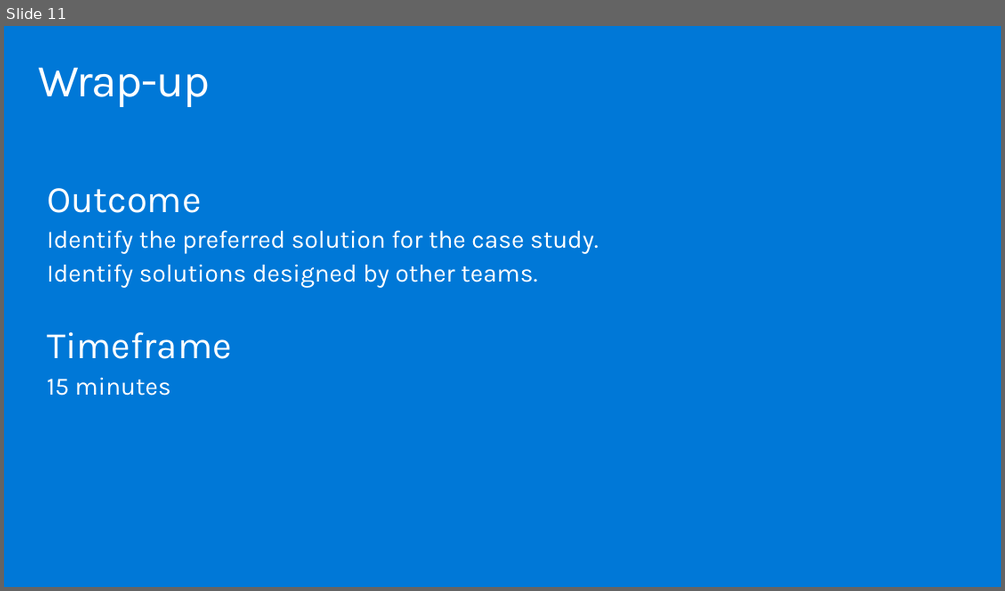
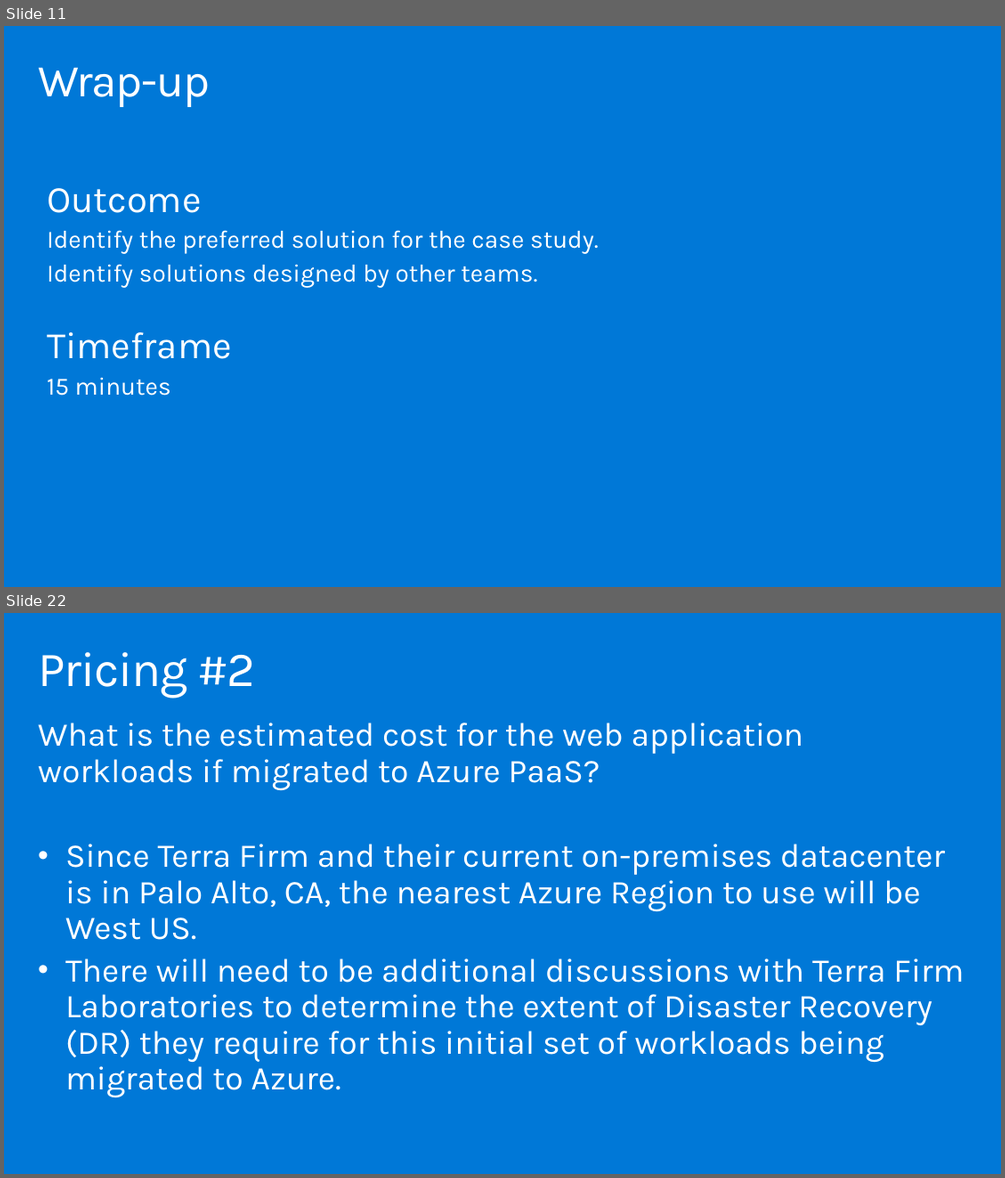
Before and after one commit to solliancenet/MCW-Migrate-Linux-OSS-DB-to-Azure, a slide deck: Whiteboard design session/WDS trainer presentation - Migrate and modernize case for Linux and OSS DB to Azure.pptx. Shown one above the other, each under a label of ours: slide 11 before the commit, slides 11 and 22 after it; the slides between them are not shown. The pictures are 1005x591 and 1005x1178 pixels, drawn with LibreOffice and Linux fonts; fonts in the diff are those of the drawing. Boxes give left, top, right and bottom in pixels: in the first picture for what was removed or moved away, otherwise in the second. Text is boxed around its words. In the diff, an @@ line names an element or a change of style, - is before the commit and + after.

```diff
--- a/Whiteboard design session/WDS trainer presentation - Migrate and modernize case for Linux and OSS DB to Azure.pptx
+++ b/Whiteboard design session/WDS trainer presentation - Migrate and modernize case for Linux and OSS DB to Azure.pptx
@@ slide 22 added at [4, 613, 1001, 1174], background #0078D7 @@
@@ title added at [38, 652, 255, 698], 47 pt, text #FFFFFF @@
+Pricing #2
@@ text added at [38, 722, 963, 1098], 32 pt, text #FFFFFF @@
+What is the estimated cost for the web application workloads if migrated to Azure PaaS?
+• Since Terra Firm and their current on-premises datacenter is in Palo Alto, CA, the nearest Azure Region to use will be West US.
+• There will need to be additional discussions with Terra Firm Laboratories to determine the extent of Disaster Recovery (DR) they require for this initial set of workloads being migrated to Azure.
```
Also in this commit, not shown: 1 slide changed, 23 other slides added, 17 slides removed, 3 other files.
